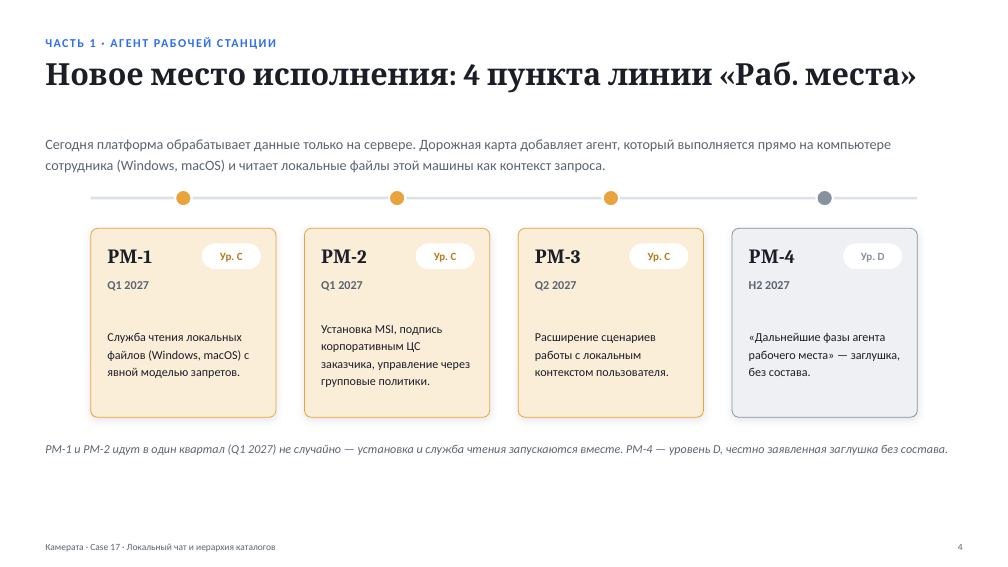
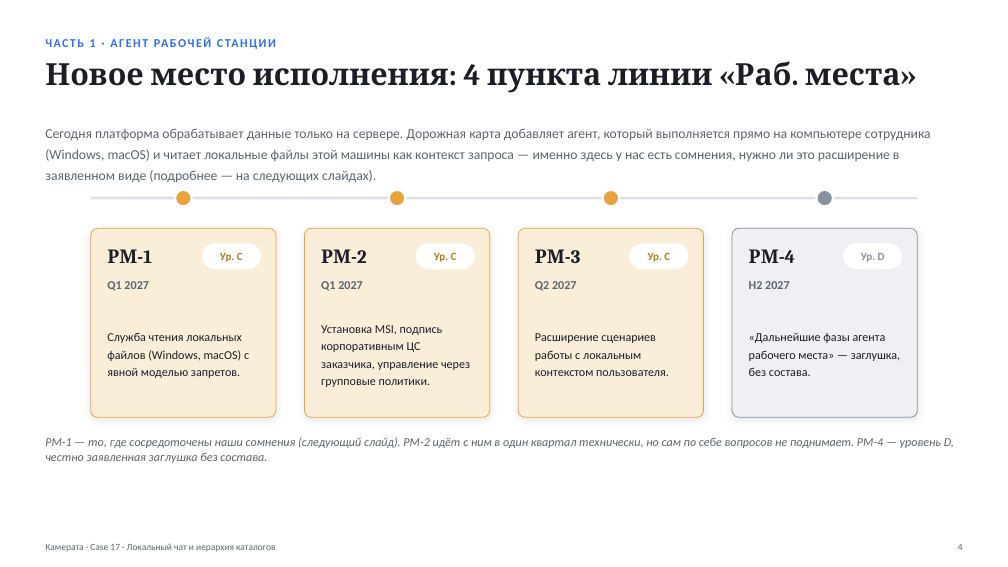
Before and after one commit to vladilslavandrosov-prog/job-RAG, a slide deck: slide 4 of docs/presentations/case-17-lokalny-chat-i-ierarhiya-katalogov.pptx. Drawn at 1008x567 pixels with LibreOffice and Linux fonts; fonts in the diff are those of the drawing. Boxes give left, top, right and bottom in pixels: in the first picture for what was removed or moved away, otherwise in the second. Text is boxed around its words. In the diff, an @@ line names an element or a change of style, - is before the commit and + after.

```diff
--- a/docs/presentations/case-17-lokalny-chat-i-ierarhiya-katalogov.pptx
+++ b/docs/presentations/case-17-lokalny-chat-i-ierarhiya-katalogov.pptx
@@ text at [45,129,931,182]: text changed; size 13.5 to 13 pt @@
-Сегодня платформа обрабатывает данные только на сервере. Дорожная карта добавляет агент, который выполняется прямо на компьютере сотрудника (Windows, macOS) и читает локальные файлы этой машины как контекст запроса.
+Сегодня платформа обрабатывает данные только на сервере. Дорожная карта добавляет агент, который выполняется прямо на компьютере сотрудника (Windows, macOS) и читает локальные файлы этой машины как контекст запроса — именно здесь у нас есть сомнения, нужно ли это расширение в заявленном виде (подробнее — на следующих слайдах).
@@ text at [45,437,954,463]: text changed @@
-РМ-1 и РМ-2 идут в один квартал (Q1 2027) не случайно — установка и служба чтения запускаются вместе. РМ-4 — уровень D, честно заявленная заглушка без состава.
+РМ-1 — то, где сосредоточены наши сомнения (следующий слайд). РМ-2 идёт с ним в один квартал технически, но сам по себе вопросов не поднимает. РМ-4 — уровень D, честно заявленная заглушка без состава.
```
Also in this commit, not shown: 12 other slides changed.
